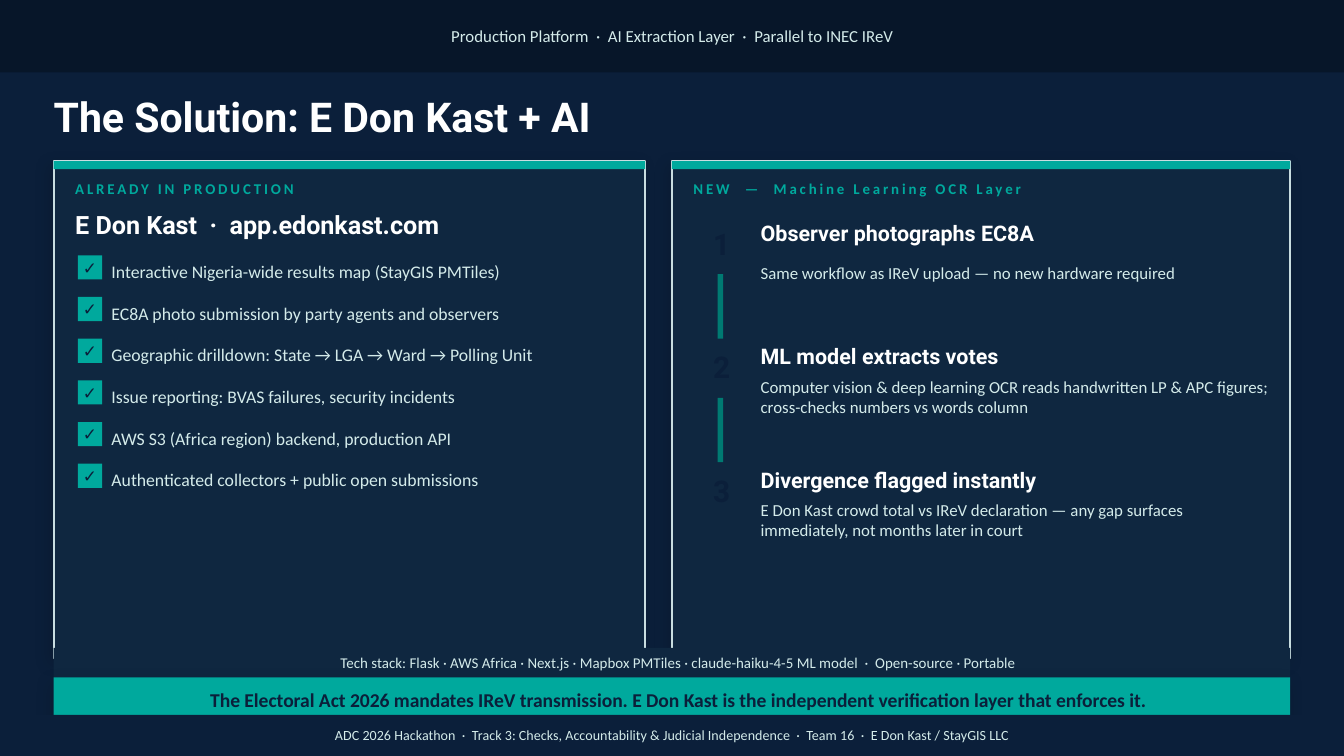
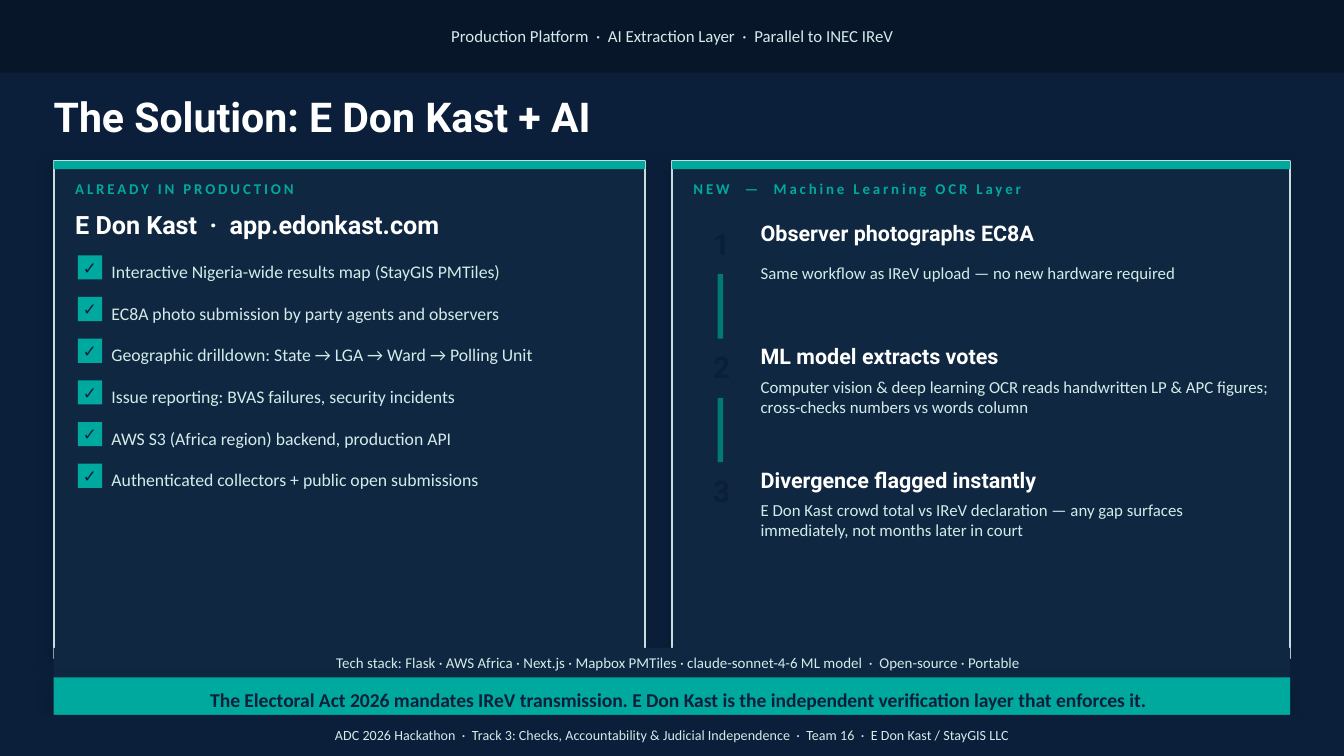
Before and after one commit to Nexus-Engineering-Planning/Nigeria-2023-election-OCR, a slide deck: slide 5 of ADC2026_EDonKast_Deck_v2.pptx. Drawn at 1344x756 pixels with LibreOffice and Linux fonts; fonts in the diff are those of the drawing. Boxes give left, top, right and bottom in pixels: in the first picture for what was removed or moved away, otherwise in the second. Text is boxed around its words. In the diff, an @@ line names an element or a change of style, - is before the commit and + after.

Commit message:
Update AI model references from claude-haiku-4-5 to claude-sonnet-4-6 in documentation and code

```diff
--- a/ADC2026_EDonKast_Deck_v2.pptx
+++ b/ADC2026_EDonKast_Deck_v2.pptx
@@ text at [336,657,1019,671]: text changed @@
-Tech stack: Flask · AWS Africa · Next.js · Mapbox PMTiles · claude-haiku-4-5 ML model · Open-source · Portable
+Tech stack: Flask · AWS Africa · Next.js · Mapbox PMTiles · claude-sonnet-4-6 ML model · Open-source · Portable
```
Also in this commit, not shown: 18 other files.
